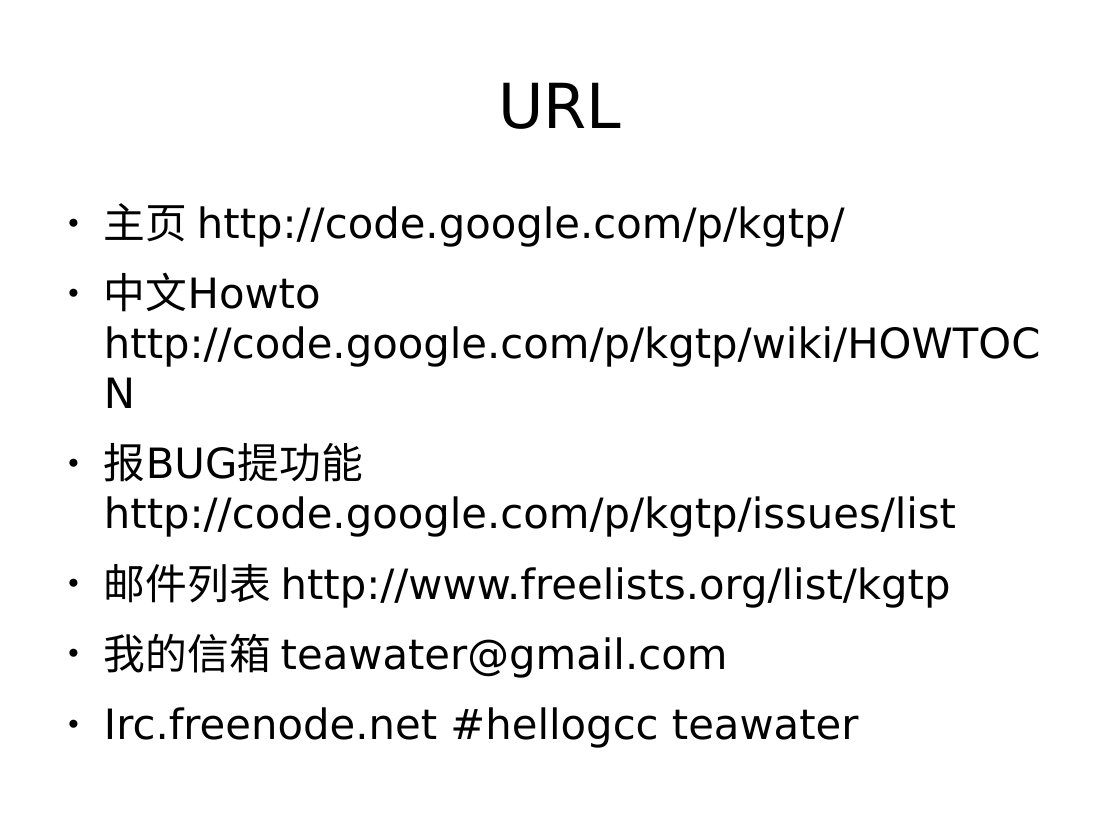
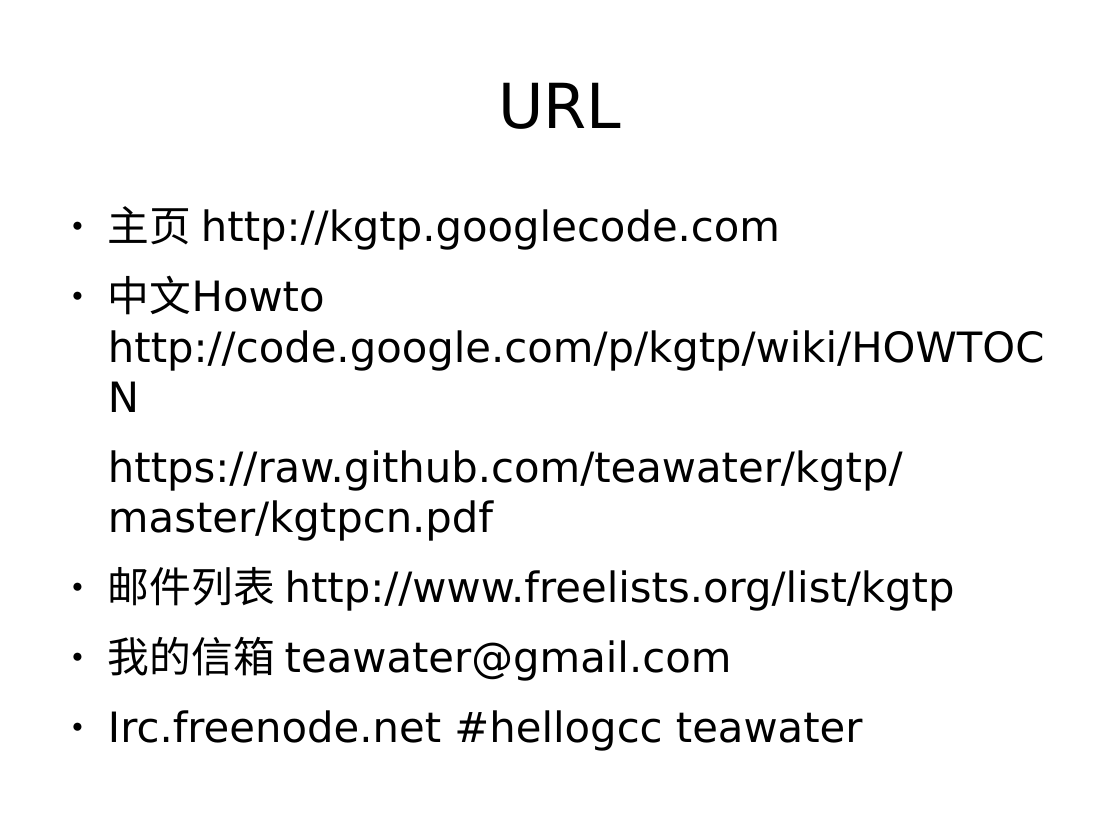
Before and after one commit to teawater/kgtp-misc, a slide deck: slide 21 of show/introduce/kgtpcn.odp (slide 19 before the commit). Drawn at 1120x840 pixels with LibreOffice and Linux fonts; fonts in the diff are those of the drawing. Boxes give left, top, right and bottom in pixels: in the first picture for what was removed or moved away, otherwise in the second. Text is boxed around its words. In the diff, an @@ line names an element or a change of style, - is before the commit and + after.

```diff
--- a/show/introduce/kgtpcn.odp
+++ b/show/introduce/kgtpcn.odp
@@ text at <box>108,206,780,250</box>: text changed @@
-● 主页 http://code.google.com/p/kgtp/
+● 主页 http://kgtp.googlecode.com
@@ text at <box>108,450,903,541</box>: text changed @@
-● 报BUG提功能 http://code.google.com/p/kgtp/issues/list
+https://raw.github.com/teawater/kgtp/master/kgtpcn.pdf
```
Also in this commit, not shown: 10 other slides changed, 8 slides added, 6 slides removed, 1 other file.
